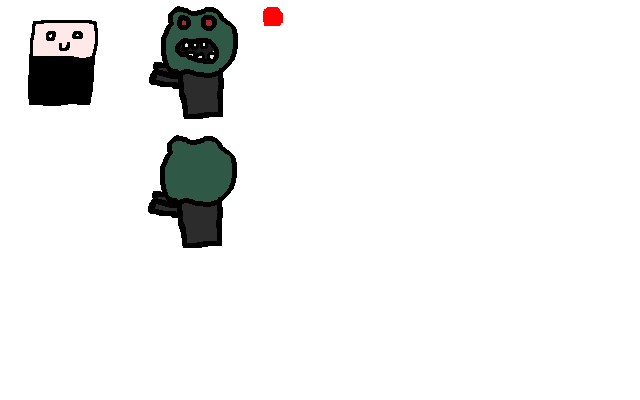
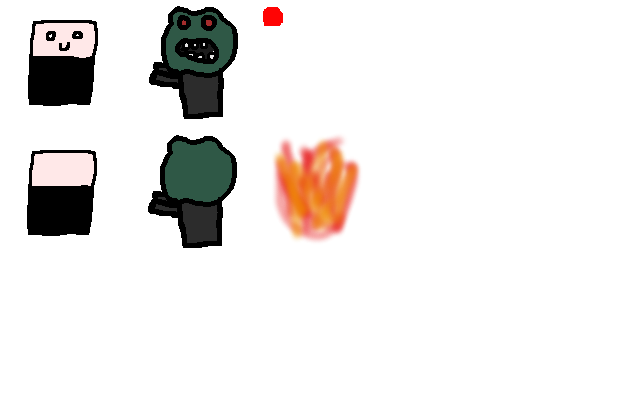
Comparing the layer stacks of the two 640px x 400px images. Changes:
added layer "Pasted Layer #1" above "Pasted Layer" over [27, 150, 97, 236]
painted on "Color" over [271, 133, 362, 244]
